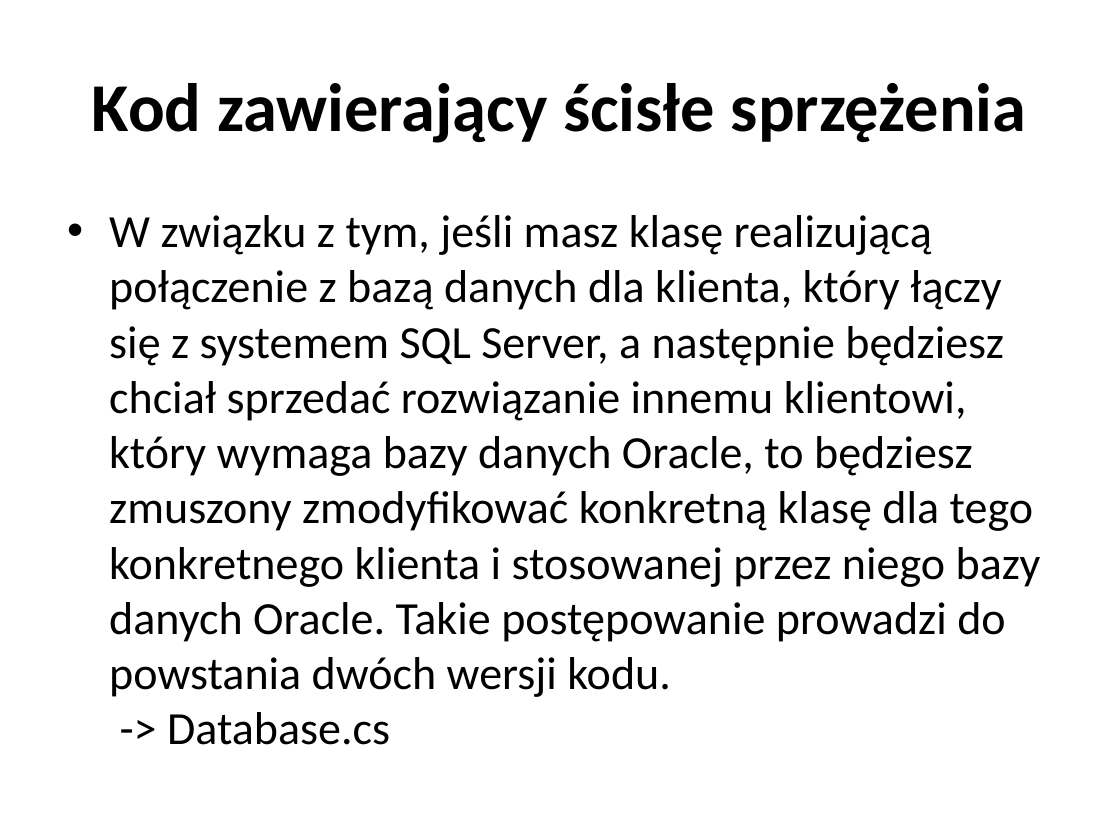
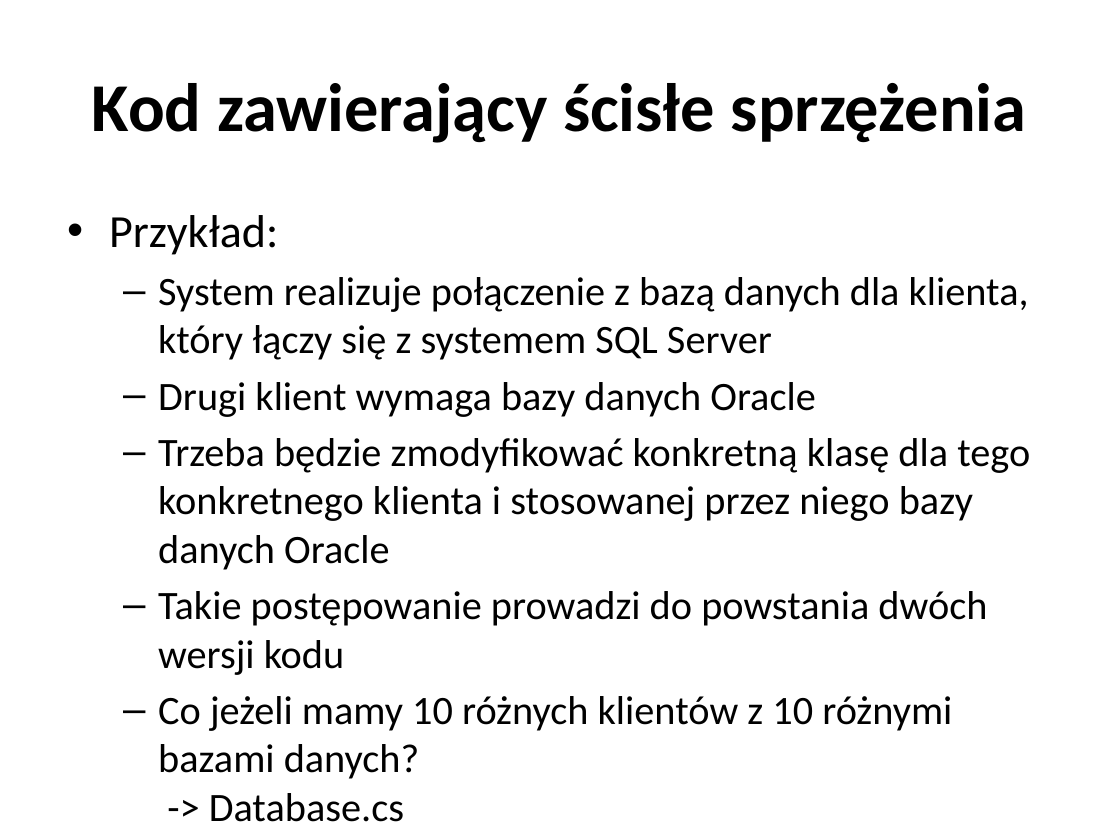
Before and after one commit to vantale/SOLID, a slide deck: slide 56 of CleanCode/Docs/Wprowadzenie do SOLID&CleanCode.pptx (slide 46 before the commit). Drawn at 1120x840 pixels with LibreOffice and Linux fonts; fonts in the diff are those of the drawing. Boxes give left, top, right and bottom in pixels: in the first picture for what was removed or moved away, otherwise in the second. Text is boxed around its words. In the diff, an @@ line names an element or a change of style, - is before the commit and + after.

```diff
--- a/CleanCode/Docs/Wprowadzenie do SOLID&CleanCode.pptx
+++ b/CleanCode/Docs/Wprowadzenie do SOLID&CleanCode.pptx
@@ text at bbox=[109, 215, 1030, 731]: text changed; size 29.6 to 25.9 pt @@
-• W związku z tym, jeśli masz klasę realizującą połączenie z bazą danych dla klienta, który łączy się z systemem SQL Server, a następnie będziesz chciał sprzedać rozwiązanie innemu klientowi, który wymaga bazy danych Oracle, to będziesz zmuszony zmodyfikować konkretną klasę dla tego konkretnego klienta i stosowanej przez niego bazy danych Oracle. Takie postępowanie prowadzi do powstania dwóch wersji kodu.
-  -> Database.cs
+• Przykład:
+  – System realizuje połączenie z bazą danych dla klienta, który łączy się z systemem SQL Server
+  – Drugi klient wymaga bazy danych Oracle
+  – Trzeba będzie zmodyfikować konkretną klasę dla tego konkretnego klienta i stosowanej przez niego bazy danych Oracle
+  – Takie postępowanie prowadzi do powstania dwóch wersji kodu
+  – Co jeżeli mamy 10 różnych klientów z 10 różnymi bazami danych?
+    -> Database.cs
```
Also in this commit, not shown: 49 other slides changed, 15 slides added, 4 slides removed.
